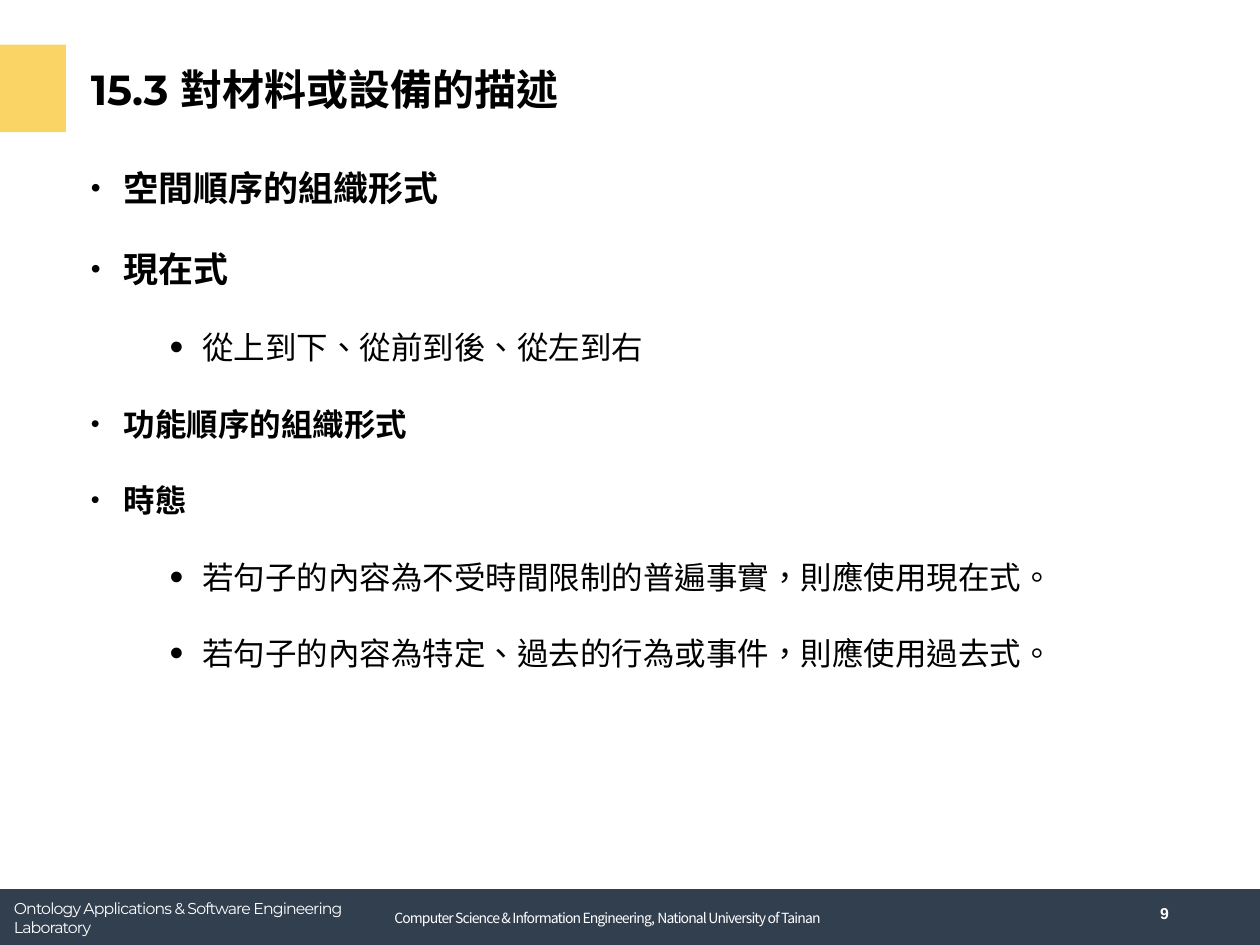
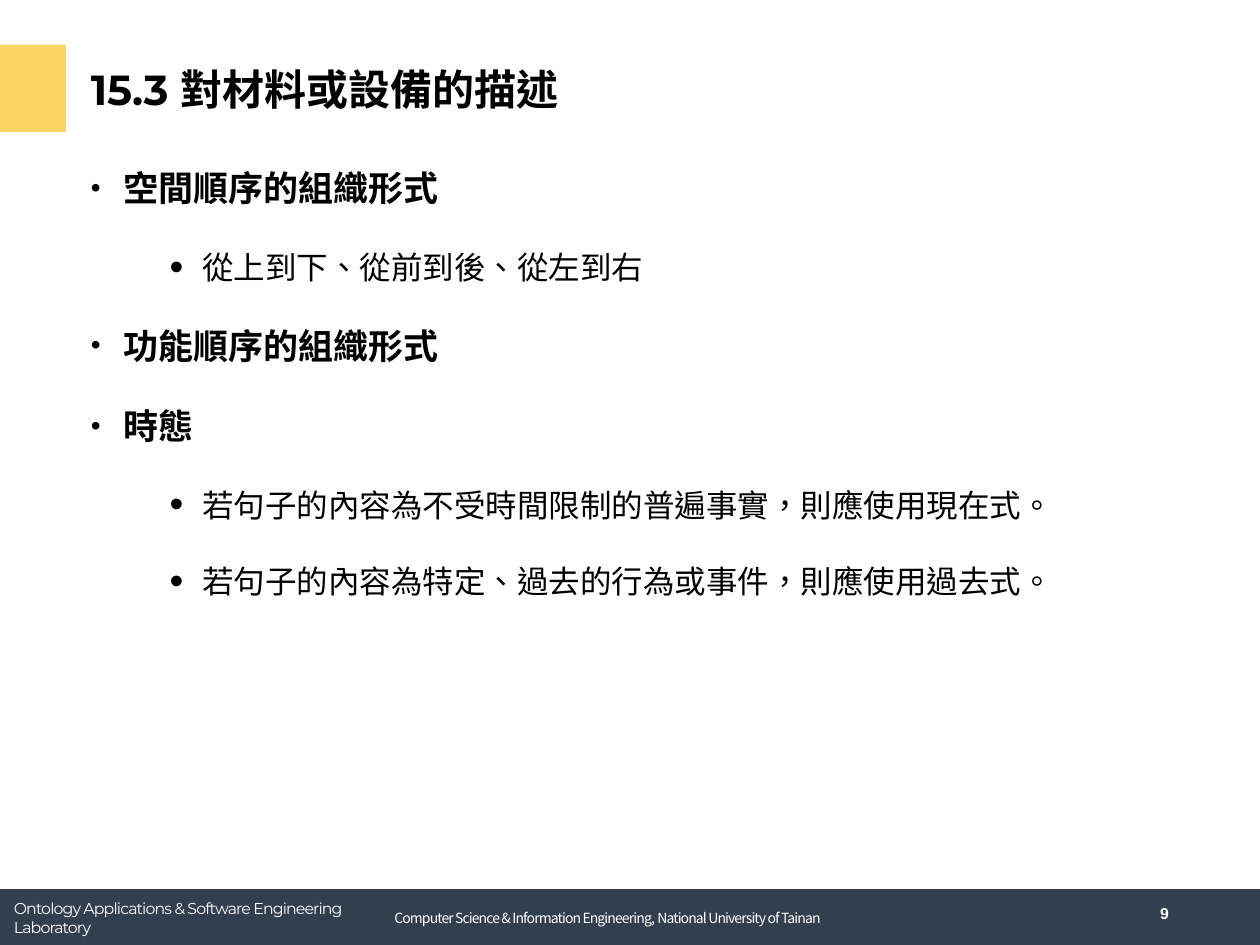
Before and after one commit to andy6804tw/english-learning, a slide deck: slide 10 of tech/report/ch15方法章節.pptx. Drawn at 1260x945 pixels with LibreOffice and Linux fonts; fonts in the diff are those of the drawing; background and template pictures are left out. Boxes give left, top, right and bottom in pixels: in the first picture for what was removed or moved away, otherwise in the second. Text is boxed around its words. In the diff, an @@ line names an element or a change of style, - is before the commit and + after.

Commit message:
modify

```diff
--- a/tech/report/ch15方法章節.pptx
+++ b/tech/report/ch15方法章節.pptx
@@ text at box(124, 252, 229, 286): paragraph removed @@
-• 現在式
@@ text at box(124, 329, 439, 442): size 36 to 40 pt in "功能順序的組織形式", "時態" @@
```
Also in this commit, not shown: 1 other slide changed, 2 slides added.
